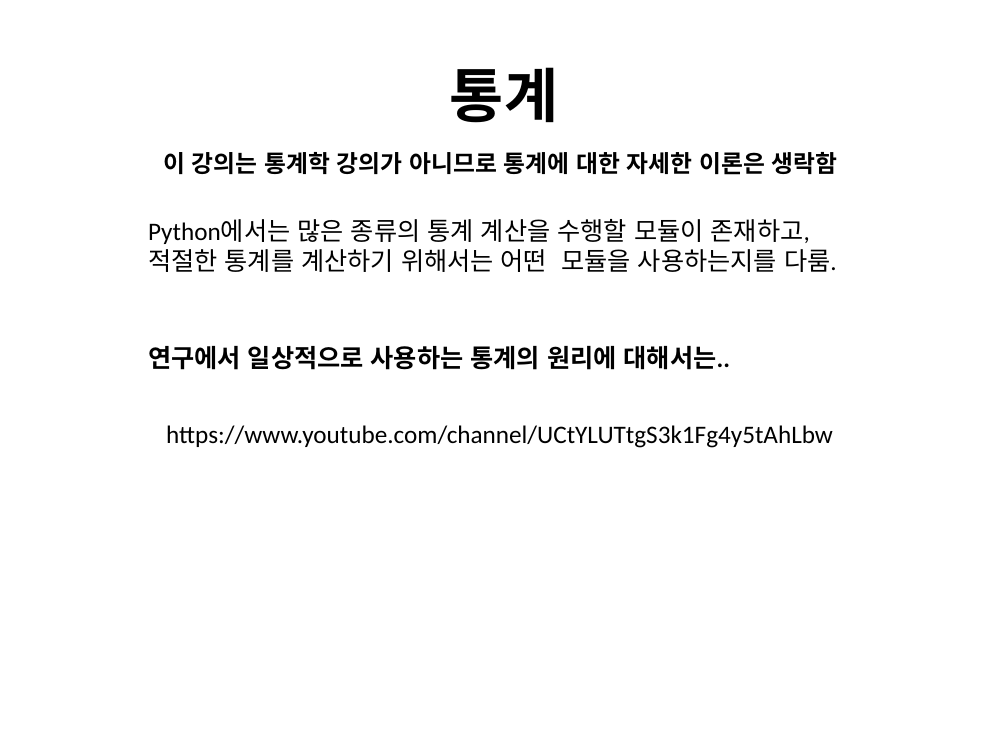
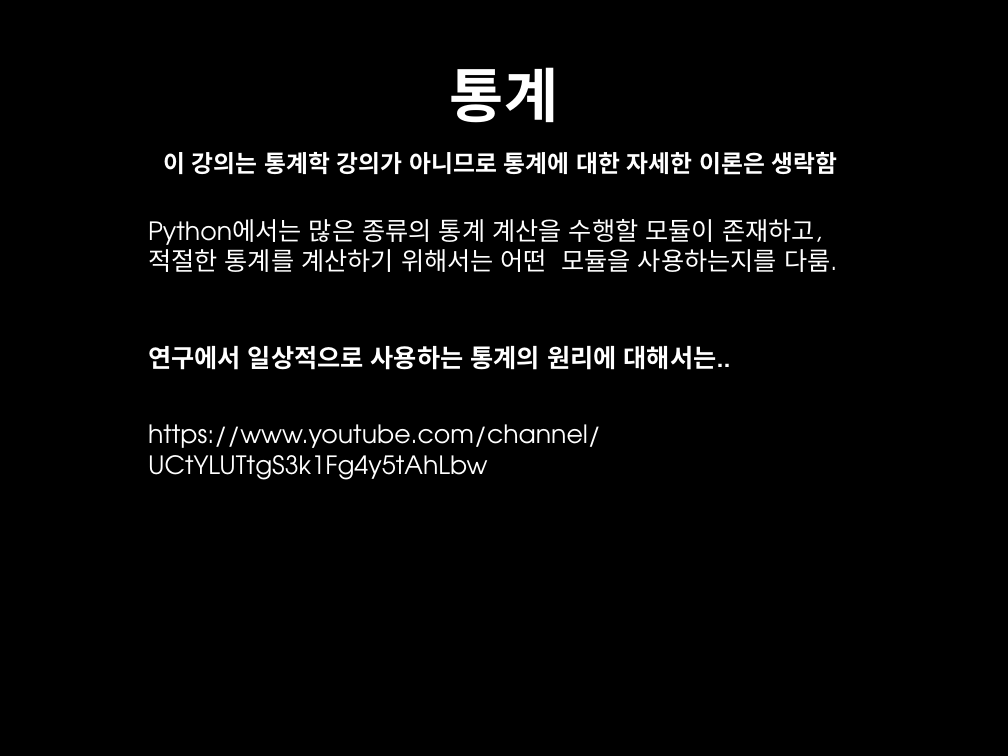
Before and after one commit to suknamgoong1970/CBNU-bioinformatics2021, a slide deck: slide 5 of Lecture8/Lect8.pptx. Drawn at 1008x756 pixels with LibreOffice and Linux fonts; fonts in the diff are those of the drawing. Boxes give left, top, right and bottom in pixels: in the first picture for what was removed or moved away, otherwise in the second. Text is boxed around its words. In the diff, an @@ line names an element or a change of style, - is before the commit and + after.

```diff
--- a/Lecture8/Lect8.pptx
+++ b/Lecture8/Lect8.pptx
@@ background #FFFFFF to #000000 @@
@@ font Calibri to TeX Gyre Adventor, text colour #000000 to #FFFFFF in 5 elements at box(450, 67, 558, 123), box(163, 152, 838, 175), box(148, 219, 837, 272), box(148, 346, 731, 370), box(148, 424, 601, 480) @@
@@ text "https://www.youtube.com/channel/UCtYLUTtgS3k1Fg4y5tAhLbw": place and size @@
-text "https://www.youtube.com/channel/UCtYLUTtgS3k1Fg4y5tAhLbw" at box(166, 425, 833, 448)
+text "https://www.youtube.com/channel/UCtYLUTtgS3k1Fg4y5tAhLbw" at box(148, 424, 601, 480)
```
Also in this commit, not shown: 8 other slides changed, 18 slides added, 4 slides removed, 1 other file.
